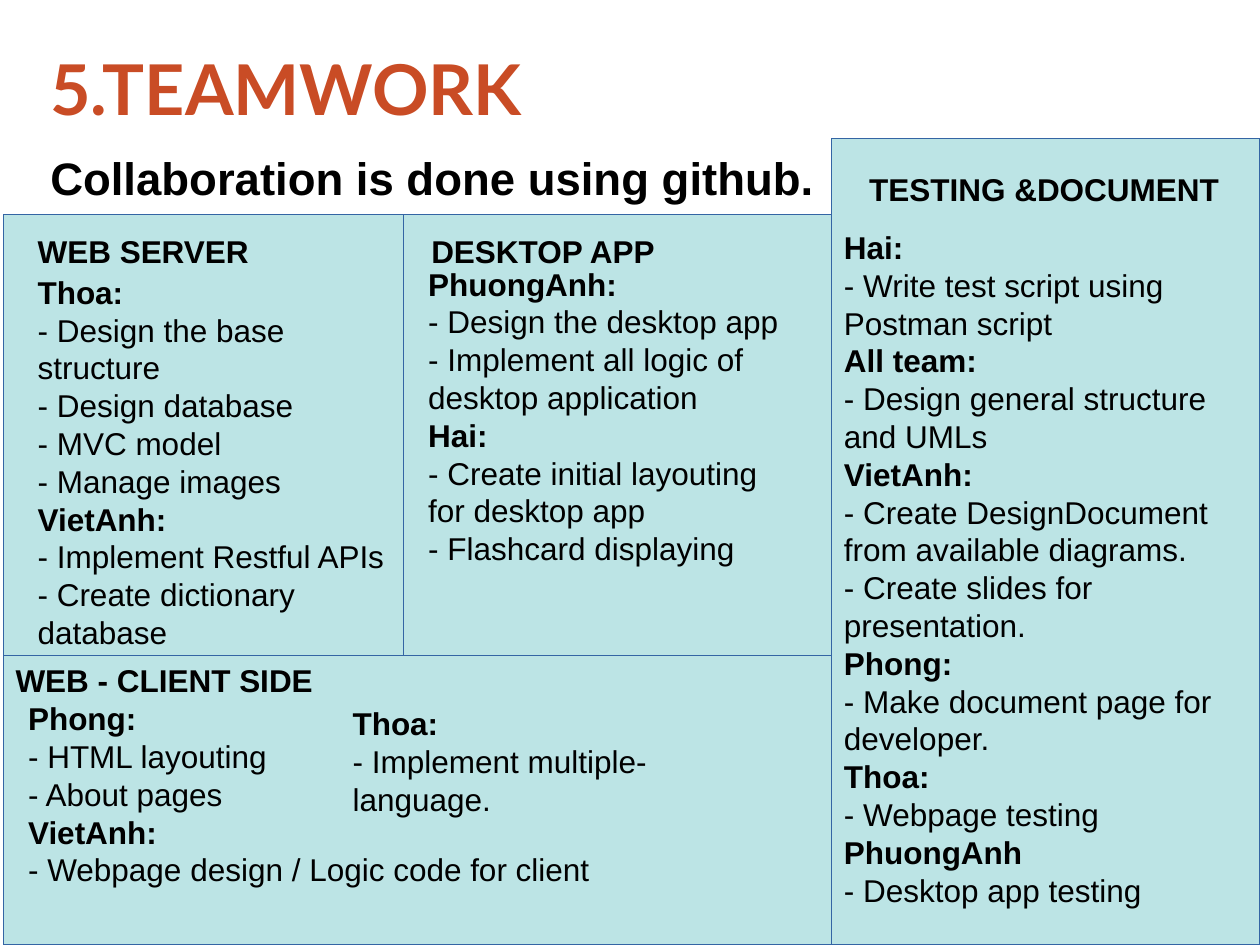
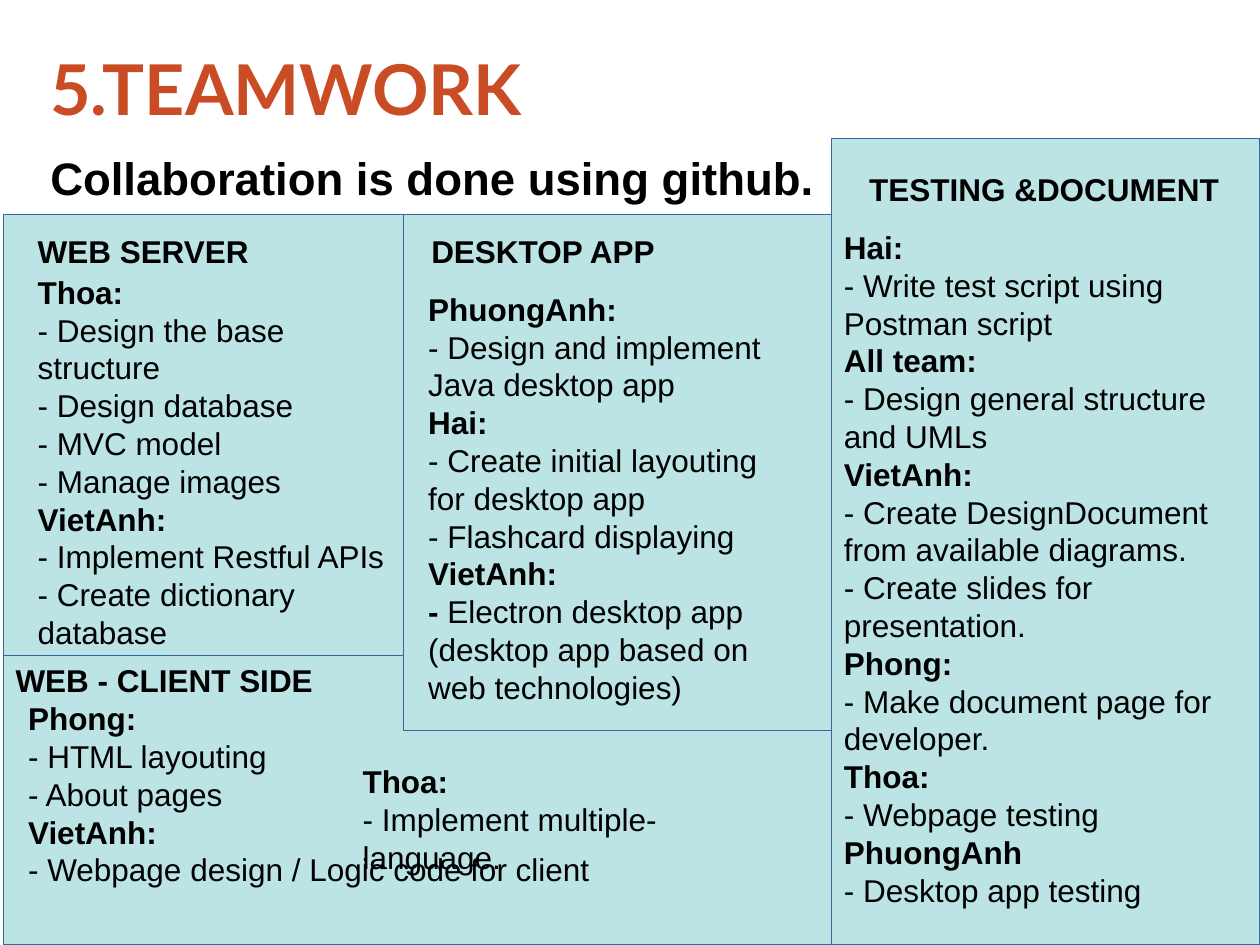
Before and after one commit to thoatran/iCT-Flashcard, a slide deck: slide 10 of docs/ReportSlides.odp. Drawn at 1260x945 pixels with LibreOffice and Linux fonts; fonts in the diff are those of the drawing; background and template pictures are left out. Boxes give left, top, right and bottom in pixels: in the first picture for what was removed or moved away, otherwise in the second. Text is boxed around its words. In the diff, an @@ line names an element or a change of style, - is before the commit and + after.

```diff
--- a/docs/ReportSlides.odp
+++ b/docs/ReportSlides.odp
@@ rectangle: place and size @@
-rectangle at box(403, 214, 832, 655)
+rectangle at box(403, 214, 832, 731)
@@ text "PhuongAnh:": place and size @@
-text "PhuongAnh:" at box(428, 273, 779, 566)
+text "PhuongAnh:" at box(428, 298, 760, 705)
@@ text at box(428, 336, 760, 402): text changed @@
-- Design the desktop app
-- Implement all logic of desktop application
+- Design and implement Java desktop app
@@ text at box(428, 562, 748, 705): paragraphs added @@
+VietAnh:
+- Electron desktop app
+(desktop app based on web technologies)
@@ text "Thoa:": place and size @@
-text "Thoa:" at box(353, 712, 647, 817)
+text "Thoa:" at box(363, 770, 657, 875)
```
Also in this commit, not shown: 7 other slides changed, 1 slide added, 1 other file.
